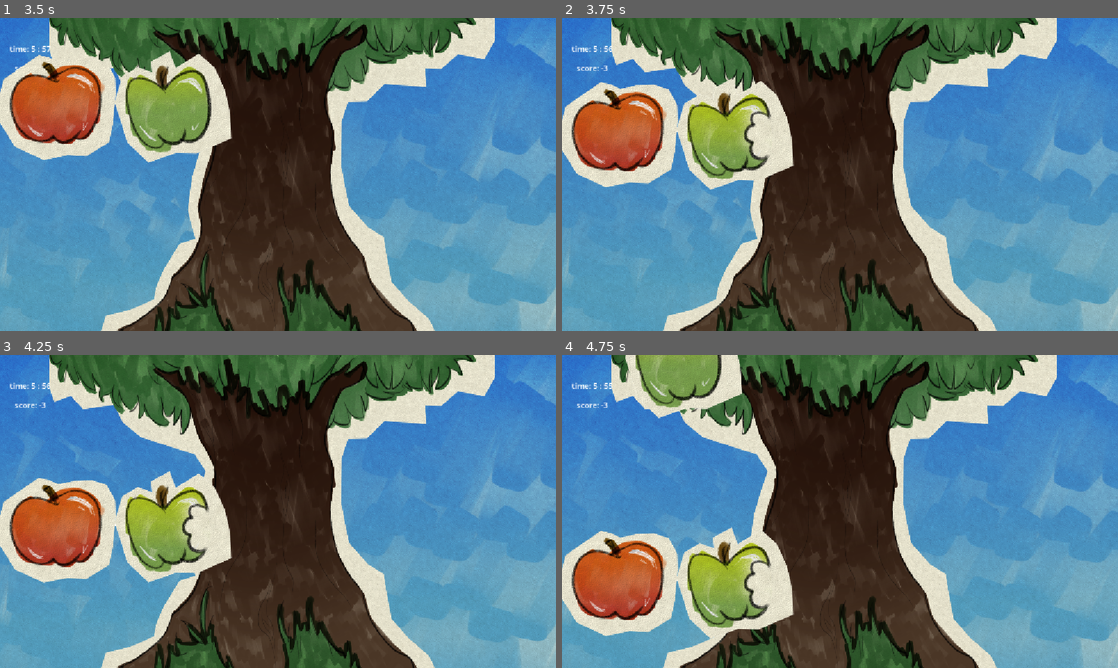
Above: before the commit, frames 1-4 (two rows, left to right).
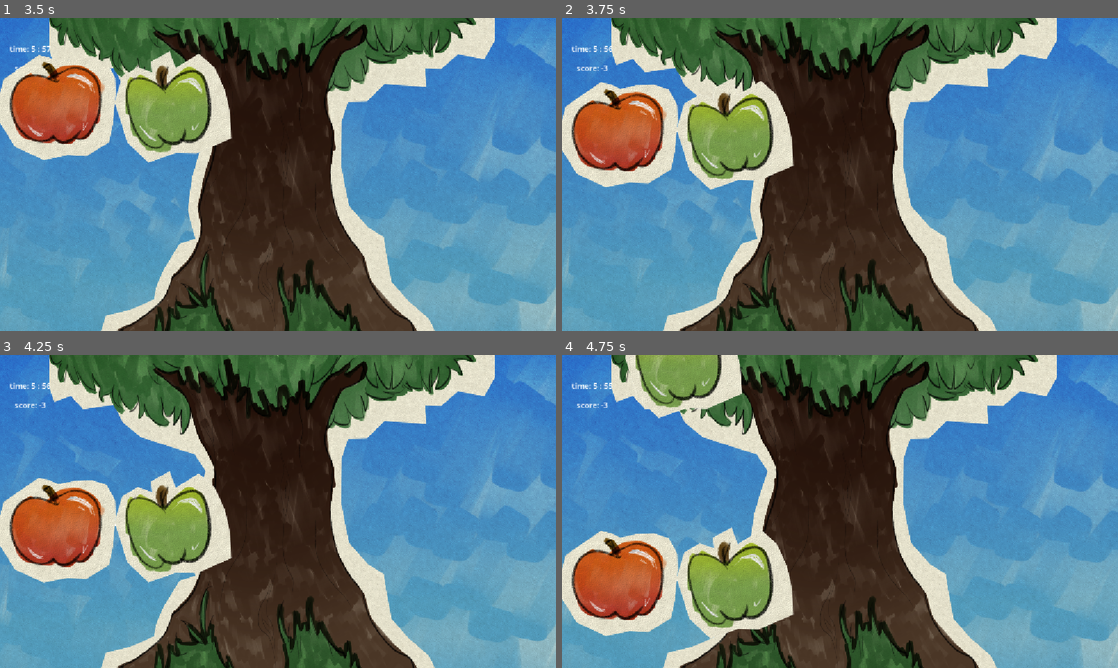
Above: after the commit, the same moments.

Repository: evelicry/Apple-Link
Game: Godot game, scene res://scenes/menu.tscn
The game is run twice, just before and just after one commit, with the same random seed, the same clock (stepped at 60 frames per second) and the same inputs.
Inputs (mouse positions are in pixels of both pictures, inside the frame that each line leads up to):
- Up to frame 1 (3.5 s): tap Enter at 0.5 s; move the mouse to (400, 158) at 0.52 s; click (400, 158) at 0.67 s; move the mouse to (61, 199) at 1.27 s; click (61, 199) at 1.42 s; move the mouse to (222, 274) at 2.02 s; click (222, 274) at 2.17 s; move the mouse to (55, 21) at 2.77 s; click (55, 21) at 2.92 s
- Up to frame 2 (3.75 s): move the mouse to (728, 108) at 3.52 s; click (728, 108) at 3.67 s
- Up to frame 3 (4.25 s): no input
- Up to frame 4 (4.75 s): move the mouse to (673, 464) at 4.27 s; click (673, 464) at 4.42 s

Frame 1 is identical in both runs. In frame 2, 0.9% of the frame differs, in the area x 23-39%, y 27-47%; in frame 3, 0.9%; in frame 4, 0.9%.
Error in both runs: Cannot call method 'play' on a null value. (res://scripts/RealApple.gd:29)

Commit message:
Update FakeApple.gd

Diff:
--- a/scripts/FakeApple.gd
+++ b/scripts/FakeApple.gd
@@ -13,6 +13,8 @@
 	NOT_HOOKED
 }
 
+@onready var biting_fake: AudioStreamPlayer2D = $"../../BitingFake"
+
 var apple_type: AppleType = AppleType.FAKE
 var apple_status: AppleStatus = AppleStatus.NOT_HOOKED
 
@@ -25,5 +27,6 @@
 
 		if event.button_index == MOUSE_BUTTON_LEFT:
 			apple_status = AppleStatus.HOOKED
+			biting_fake.play()
 			texture = load("res://sprites/apples/green_bitten.webp")
 			$Timer.start()
